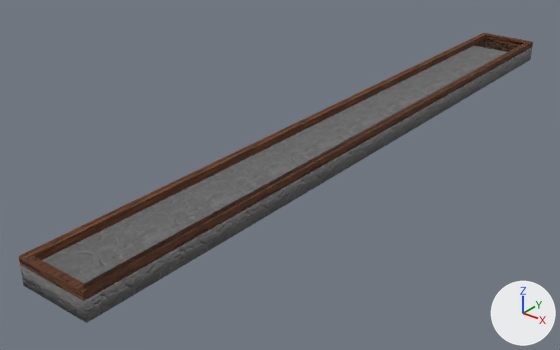
A saved change to the glTF model BaseFramework 3D/Asset/Models/Terrain/Stage01/Stage01.gltf.
Both versions are drawn from a camera (50 mm lens) standing at (11.32, -18.07, 8.39) and looking at (-1.3, -2.3, -1.38). The axes (+X, +Y, +Z) are drawn at lower right. The lights are the same throughout. The first picture is the older version. Vertices at exactly the same position are counted once.

The first picture shows 'Cube', 'Wall.002'.
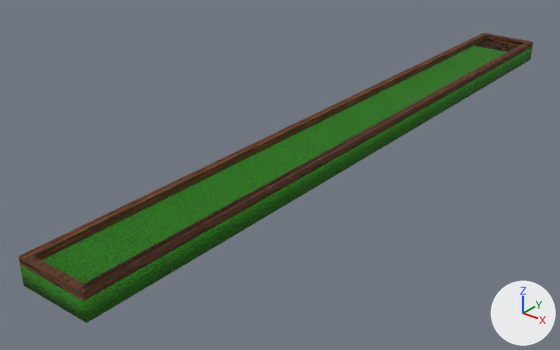
Boxes [x1, y1, x2, y2] around the edits, measured in the pictures (560 x 350 px):
```json
{"part": 1, "of": "me_cube", "change": "recoloured", "before": [42, 46, 507, 283], "after": [42, 46, 507, 283]}
{"part": 2, "of": "me_cube", "change": "recoloured", "before": [20, 47, 532, 323], "after": [20, 47, 532, 323]}
```

The change, as JSON lines over the scene's bpy script:
```json
{"op": "add", "block": "img_grassground2", "code": ["img_grassground2 = load_image('GrassGround2', 'GrassGround2.png', 128, 128, 'sRGB')"]}
{"op": "add", "block": "img_grassground2_normal", "code": ["img_grassground2_normal = load_image('GrassGround2_Normal', 'GrassGround2_Normal.png', 128, 128, 'Non-Color')"]}
{"op": "add", "block": "mat_grass_normalwall", "code": ["mat_grass_normalwall = bpy.data.materials.new('Grass_NormalWall')", "# uses the picture img_grassground2", "# uses the picture img_grassground2_normal"]}
{"op": "add", "block": "mat_grass_normalground", "code": ["mat_grass_normalground = bpy.data.materials.new('Grass_NormalGround')", "# uses the picture img_grassground2", "# uses the picture img_grassground2_normal"]}
{"block": "me_cube", "where": "me_cube.from_pydata(...)  # 72 vertices, 140 faces; spans x -1.0..1.0, y -11.0..10.0, z -0.5..0.0"}
{"block": "me_cube", "where": "# used by ob_cube; location = (0.0, 0.0, 0.0)"}
{"block": "me_cube", "change": "me_cube part 1: all 82 faces that had it switch from mat_stone_normalground to mat_grass_normalground"}
{"block": "me_cube", "change": "me_cube part 2: all 40 faces that had it switch from mat_stone_normalwall to mat_grass_normalwall"}
```
